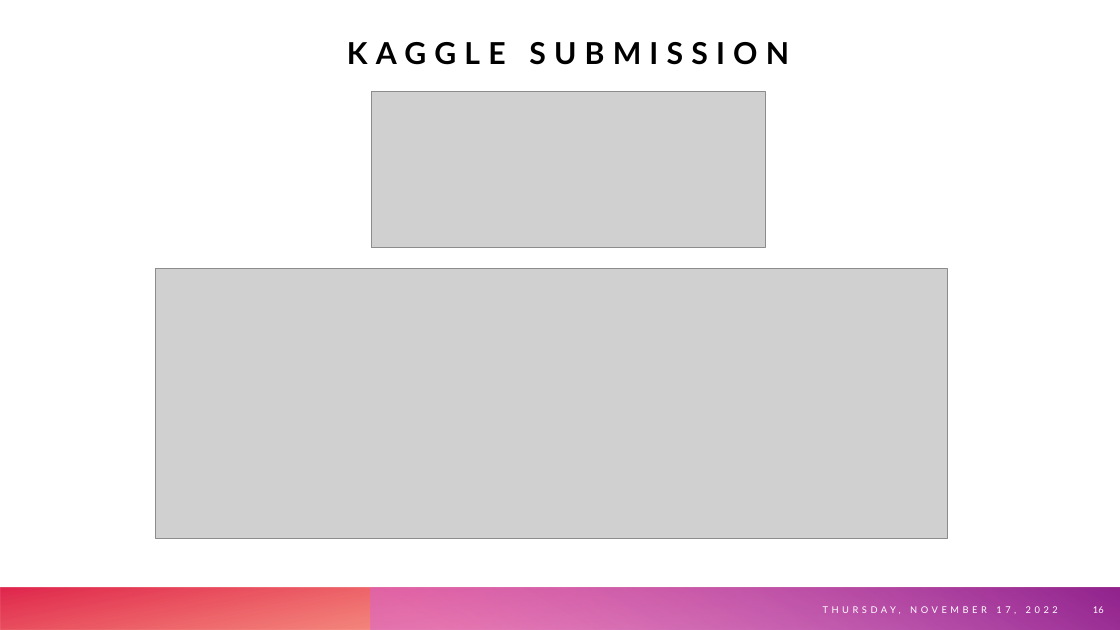
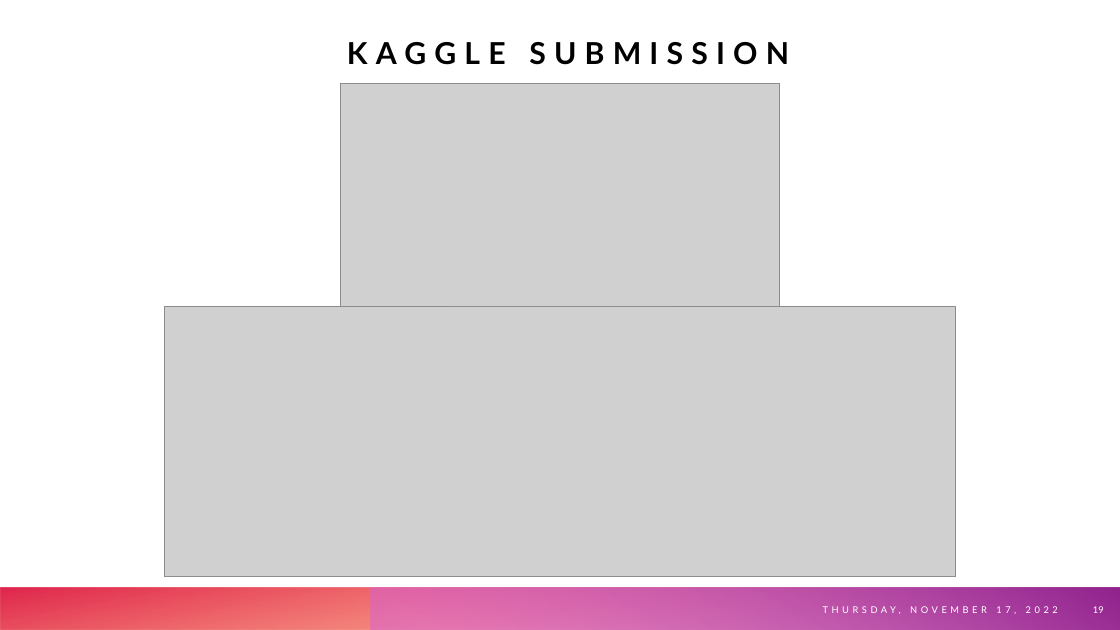
Before and after one commit to JoaoAnt42/FAA_TitanicSpace, a slide deck: slide 19 of Slides/Slides.pptx (slide 16 before the commit). Drawn at 1120x630 pixels with LibreOffice and Linux fonts; fonts in the diff are those of the drawing; grey boxes stand for pictures. Boxes give left, top, right and bottom in pixels: in the first picture for what was removed or moved away, otherwise in the second. Text is boxed around its words. In the diff, an @@ line names an element or a change of style, - is before the commit and + after.

Commit message:
ppt

```diff
--- a/Slides/Slides.pptx
+++ b/Slides/Slides.pptx
@@ picture: place and size @@
-picture at (371,92,765,248)
+picture at (340,83,780,306)
@@ picture: place and size @@
-picture at (155,269,948,539)
+picture at (164,307,956,576)
@@ page number at (1093,606,1104,613): text changed @@
-16
+19
```
Also in this commit, not shown: 1 other slide changed, 3 slides added.
